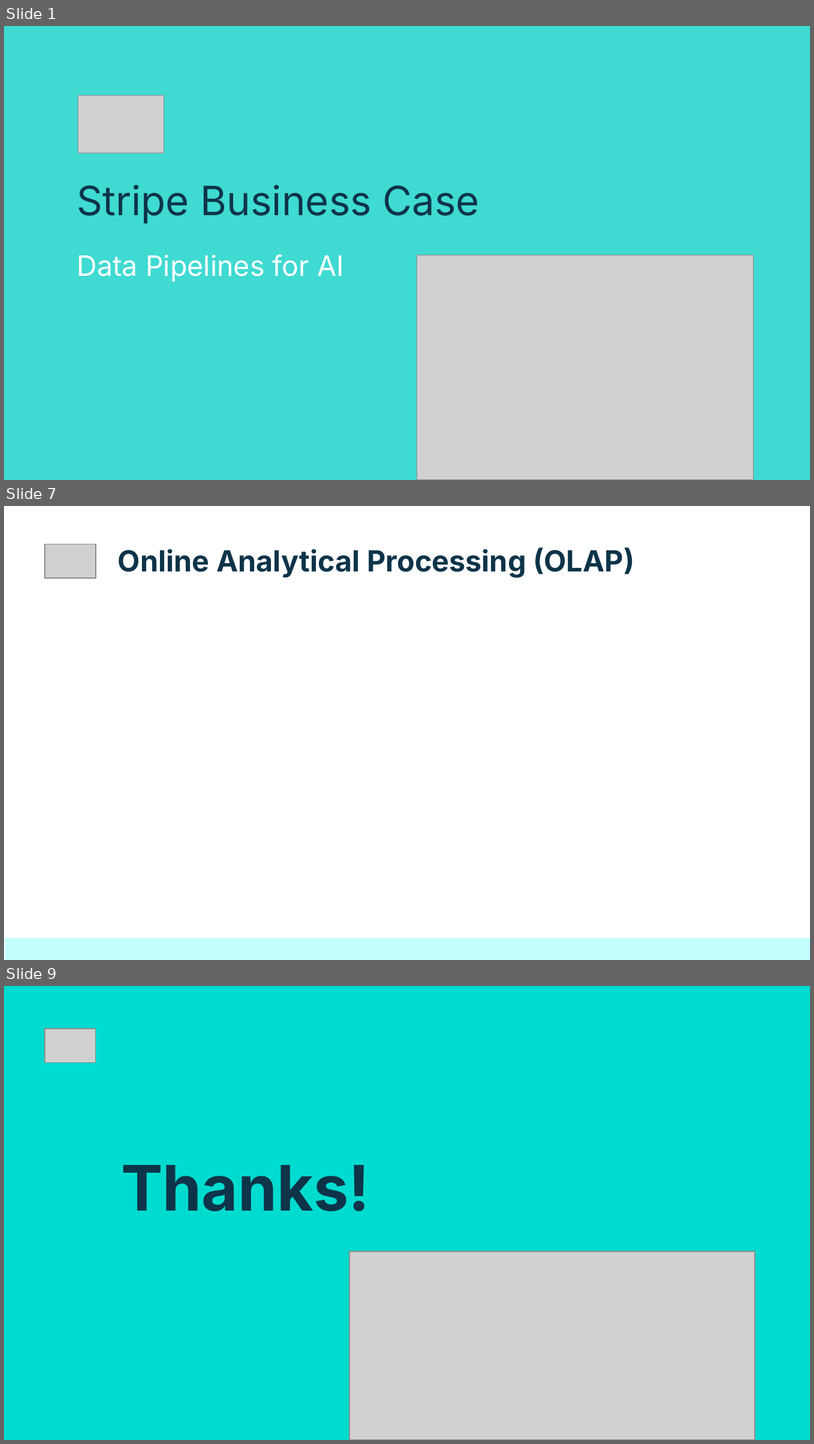
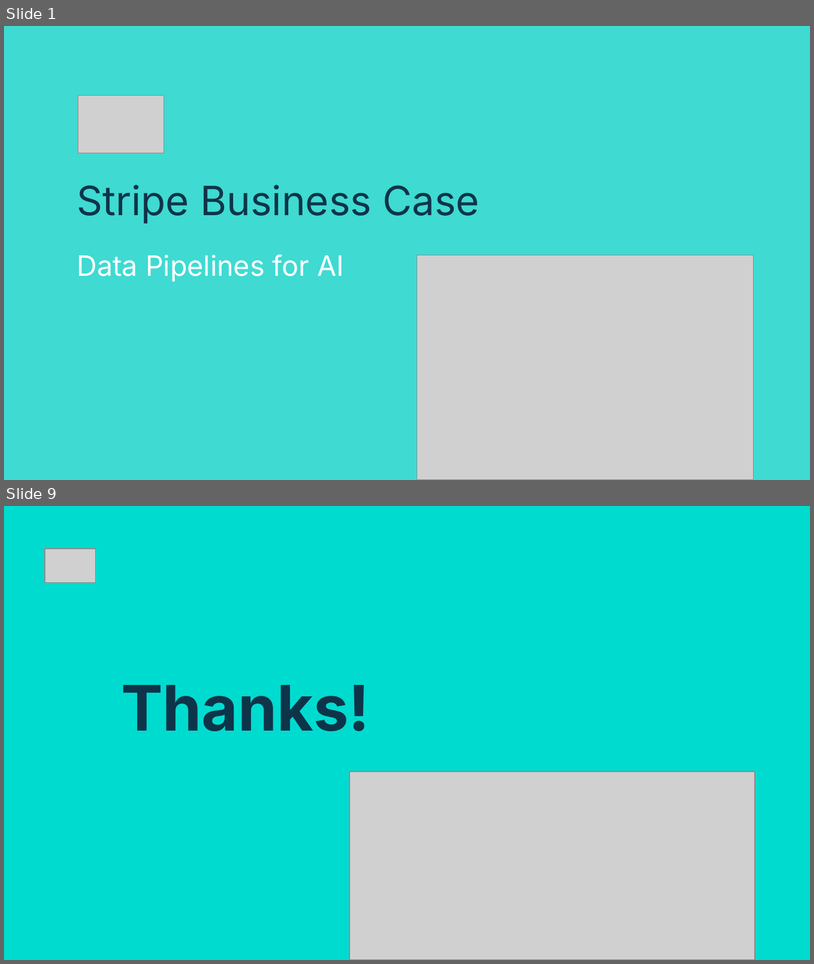
Before and after one commit to netesf13d/jedha-projects, a slide deck: 2-03-Stripe_Business_Case/presentation/Presentation - 2-03 - Stripe Business Case.odp. Shown one above the other, each under a label of ours: slides 1, 7 and 9 before the commit, slides 1 and 9 after it; the slides between them are not shown. The pictures are 814x1444 and 814x964 pixels, drawn with LibreOffice and Linux fonts; fonts in the diff are those of the drawing; grey boxes stand for pictures. Boxes give left, top, right and bottom in pixels: in the first picture for what was removed or moved away, otherwise in the second. Text is boxed around its words. In the diff, an @@ line names an element or a change of style, - is before the commit and + after.

```diff
--- a/2-03-Stripe_Business_Case/presentation/Presentation - 2-03 - Stripe Business Case.odp
+++ b/2-03-Stripe_Business_Case/presentation/Presentation - 2-03 - Stripe Business Case.odp
@@ slide 7 removed at (x1=4, y1=506, x2=810, y2=960), background #FFFFFF @@
@@ picture removed at (x1=45, y1=544, x2=96, y2=578) @@
@@ title removed at (x1=118, y1=547, x2=635, y2=578) @@
-Online Analytical Processing (OLAP)
@@ rectangle removed at (x1=5, y1=937, x2=810, y2=959) @@
```
Also in this commit, not shown: 3 slides changed, 4 slides added, 3 other slides removed, 4 other files.
